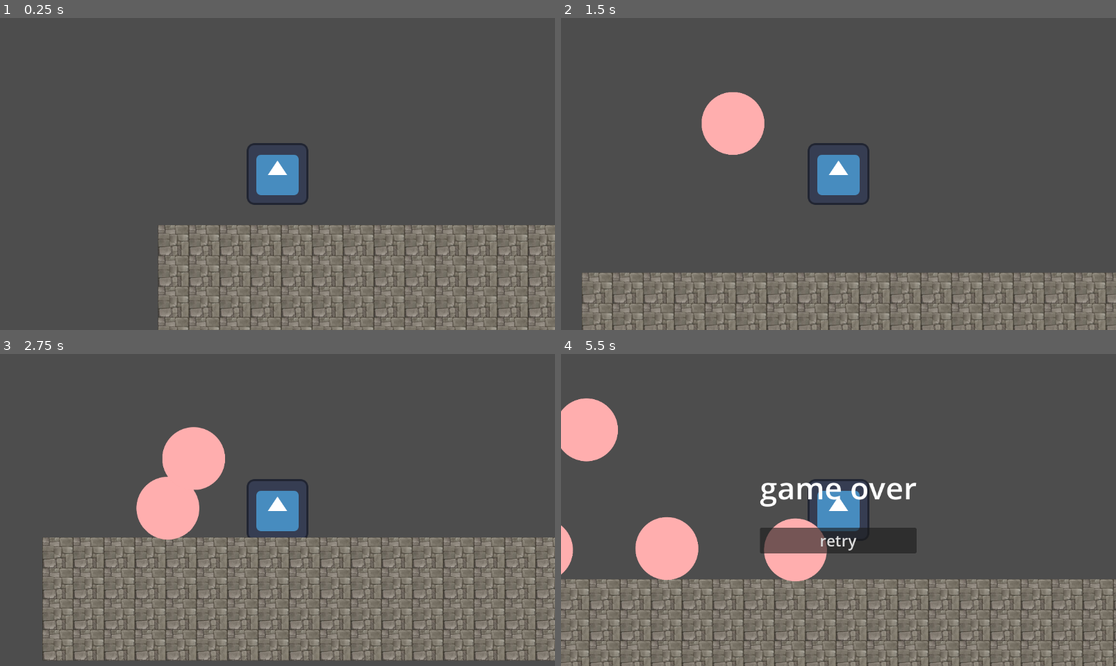
Above: before the commit, frames 1-4 (two rows, left to right).
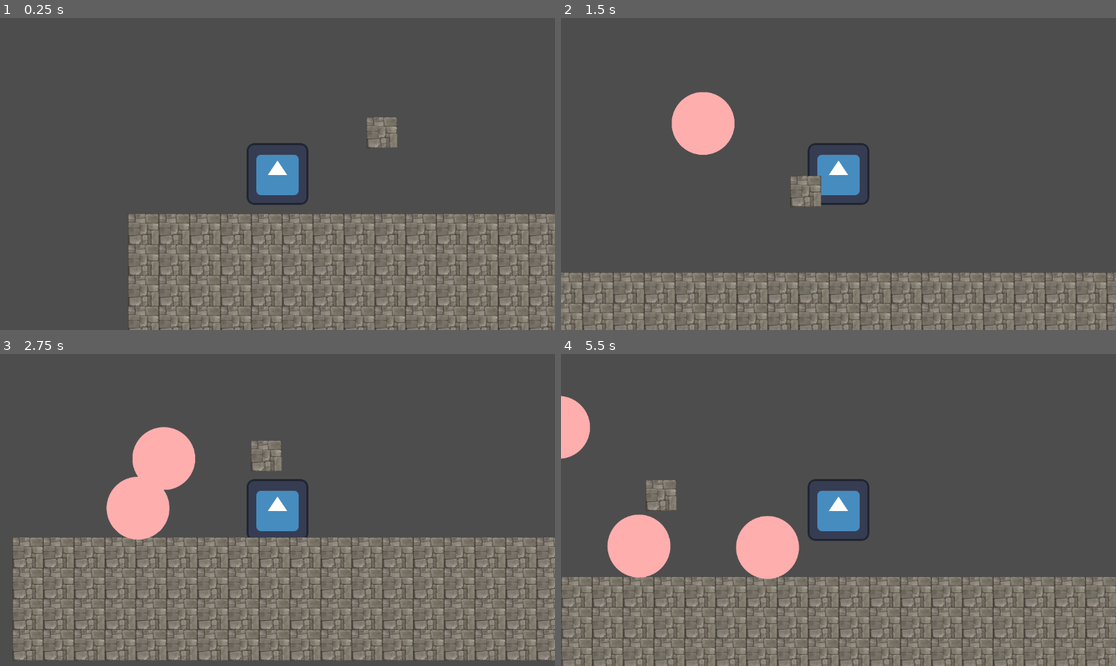
Above: after the commit, the same moments.

Repository: Sogrief/stairs
Game: Godot game, scene res://scenes/level/main.tscn
Same seed, same stepped clock (60 frames per second), same inputs: the game is played once before the commit and once after it. The engine's default icon, where the game draws it, is replaced by a stand-in: a white triangle on a blue panel in a dark square.
Inputs:
- Up to frame 1 (0.25 s): no input
- Up to frame 2 (1.5 s): hold Right (move_right) from 0.53 s (still down); tap Up (jump) at 0.77 s
- Up to frame 3 (2.75 s): tap Up (jump) at 1.52 s; release Right (move_right) at 2.03 s; hold Left (move_left) from 2.03 s (still down)
- Up to frame 4 (5.5 s): release Left (move_left) at 2.78 s; hold Right (move_right) 2.78-4.28 s; tap Up (jump) at 3.02, 3.77, 4.52 s; hold Left (move_left) 4.28-5.03 s; hold Right (move_right) from 5.03 s (still down)

The runs differ from the first frame. In frame 1, 13% of the frame differs, in the area x 23-100%, y 31-100%; in frame 2, 5.7%; in frame 3, 11%; in frame 4, 19%, in the area x 0-100%, y 13-100%.

Commit message:
ajout d'un path 2d pour l'éjecteur de projectile

Diff:
--- a/scenes/level/main.tscn
+++ b/scenes/level/main.tscn
@@ -1,16 +1,23 @@
-[gd_scene load_steps=6 format=3 uid="uid://dlh4j7baqcd0a"]
+[gd_scene load_steps=8 format=3 uid="uid://dlh4j7baqcd0a"]
 
 [ext_resource type="Script" path="res://scenes/level/scripts/game_manager.gd" id="1_jtdce"]
 [ext_resource type="PackedScene" uid="uid://pklwlhm18nvx" path="res://scenes/stairs/stair.tscn" id="1_x3s6r"]
 [ext_resource type="PackedScene" uid="uid://burikkdqjftcb" path="res://scenes/player/player.tscn" id="2_tvdgu"]
 [ext_resource type="PackedScene" uid="uid://d3pv7pb8xkfho" path="res://scenes/projectiles/projectile.tscn" id="3_6vax7"]
 [ext_resource type="Script" path="res://scenes/level/scripts/spawn_projectiles.gd" id="3_gllfd"]
+[ext_resource type="Texture2D" uid="uid://dyiyir2y3vruv" path="res://scenes/stairs/assets/tile_set_base.jpg" id="6_mlxdq"]
+
+[sub_resource type="Curve2D" id="Curve2D_5dean"]
+_data = {
+"points": PackedVector2Array(0, 0, 0, 0, 715, 173, 0, 0, 0, 0, 2669, 152, 0, 0, 0, 0, 4338, 55, 0, 0, 0, 0, 5772, -488, 0, 0, 0, 0, 7736, -979, 0, 0, 0, 0, 9865, -1719, 0, 0, 0, 0, 11624, -2550, 0, 0, 0, 0, 13716, -3735, 0, 0, 0, 0, 16215, -5616, 0, 0, 0, 0, 18834, -8635, 0, 0, 0, 0, 20829, -10830, 0, 0, 0, 0, 22036, -13291)
+}
+point_count = 12
 
 [node name="main" type="Node2D"]
 script = ExtResource("1_jtdce")
 
 [node name="player" parent="." instance=ExtResource("2_tvdgu")]
-position = Vector2(436, 203)
+position = Vector2(498, 226)
 
 [node name="stairs" parent="." instance=ExtResource("1_x3s6r")]
 position = Vector2(502, -85)
@@ -20,6 +27,22 @@
 position = Vector2(502, -85)
 script = ExtResource("3_gllfd")
 projectile = ExtResource("3_6vax7")
+
+[node name="border" type="CanvasLayer" parent="."]
+
+[node name="margin-container" type="MarginContainer" parent="border"]
+anchors_preset = 15
+anchor_right = 1.0
+anchor_bottom = 1.0
+grow_horizontal = 2
+grow_vertical = 2
+theme_override_constants/margin_left = -20
+theme_override_constants/margin_top = -20
+theme_override_constants/margin_right = -20
+theme_override_constants/margin_bottom = -20
+
+[node name="spawn_projectile_border" type="ReferenceRect" parent="border/margin-container"]
+layout_mode = 2
 
 [node name="game_over_menu" type="CanvasLayer" parent="."]
 unique_name_in_owner = true
@@ -55,5 +78,15 @@
 theme_override_font_sizes/font_size = 32
 text = "retry"
 
+[node name="path_2d" type="Path2D" parent="."]
+curve = SubResource("Curve2D_5dean")
+
+[node name="path_follow_2d" type="PathFollow2D" parent="path_2d"]
+position = Vector2(715, 173)
+rotation = -0.0107468
+
+[node name="sprite_2d" type="Sprite2D" parent="path_2d/path_follow_2d"]
+texture = ExtResource("6_mlxdq")
+
 [connection signal="child_entered_tree" from="projectiles" to="player" method="_on_projectiles_child_entered_tree"]
 [connection signal="pressed" from="game_over_menu/menu/center_container/vbox_container/button" to="." method="_on_button_pressed"]
